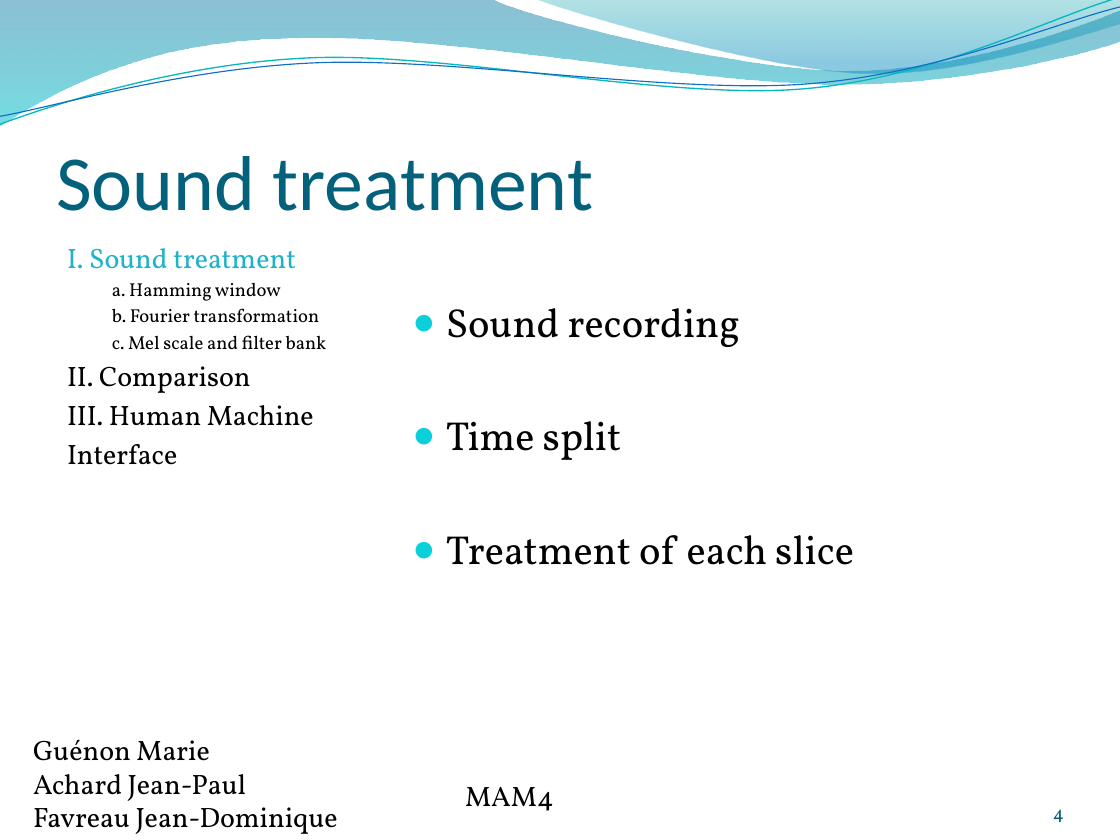
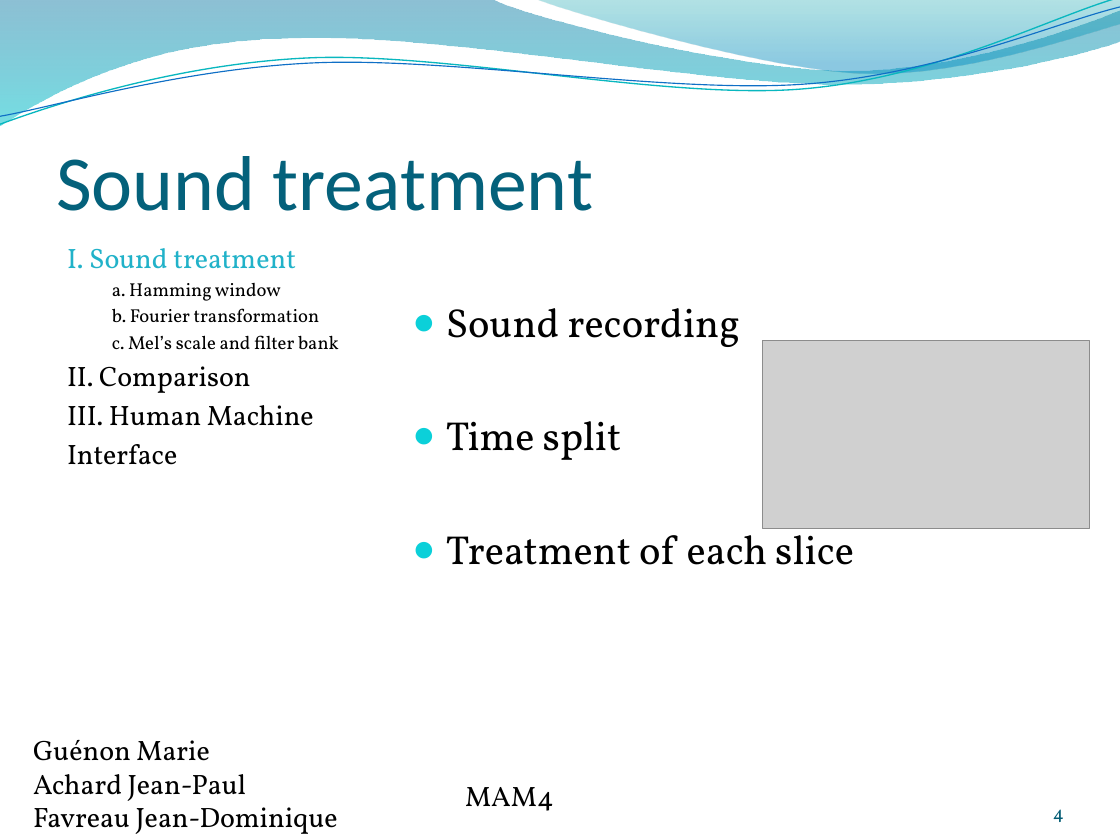
Before and after one commit to jeando/projetS7, a slide deck: slide 4 of annexes/Word_recognition.pptx. Drawn at 1120x840 pixels with LibreOffice and Linux fonts; fonts in the diff are those of the drawing; grey boxes stand for pictures; background and template pictures are left out. Boxes give left, top, right and bottom in pixels: in the first picture for what was removed or moved away, otherwise in the second. Text is boxed around its words. In the diff, an @@ line names an element or a change of style, - is before the commit and + after.

```diff
--- a/annexes/Word_recognition.pptx
+++ b/annexes/Word_recognition.pptx
@@ text at <box>112,335,339,349</box>: text changed @@
-  c. Mel scale and filter bank
+  c. Mel’s scale and filter bank
@@ picture added at <box>763,340,1089,529</box> @@
```
Also in this commit, not shown: 16 other slides changed, 1 other file.
